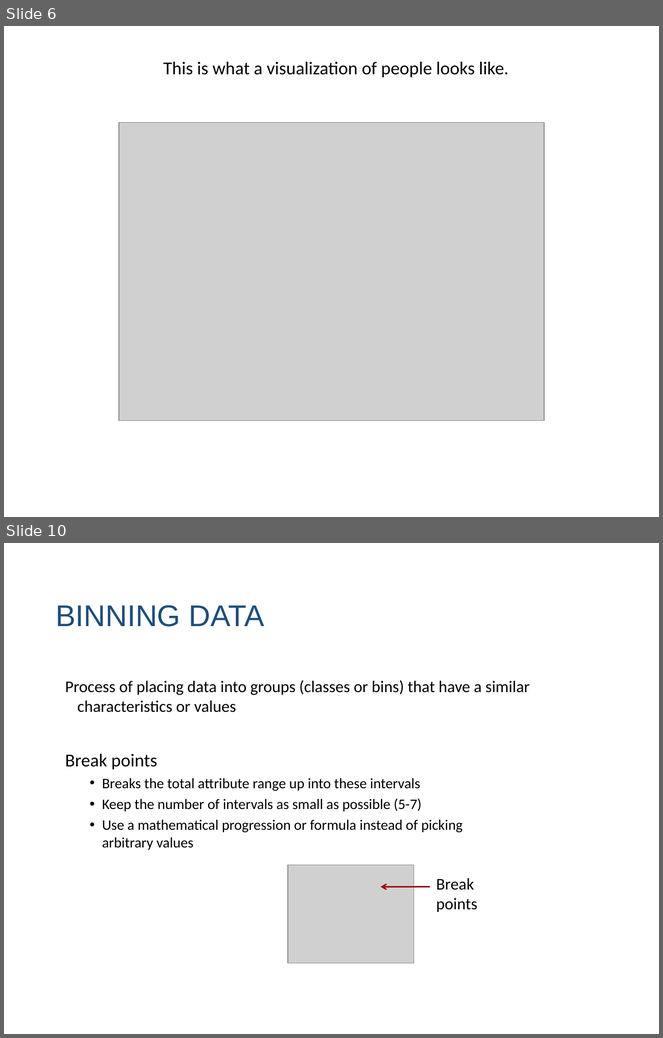
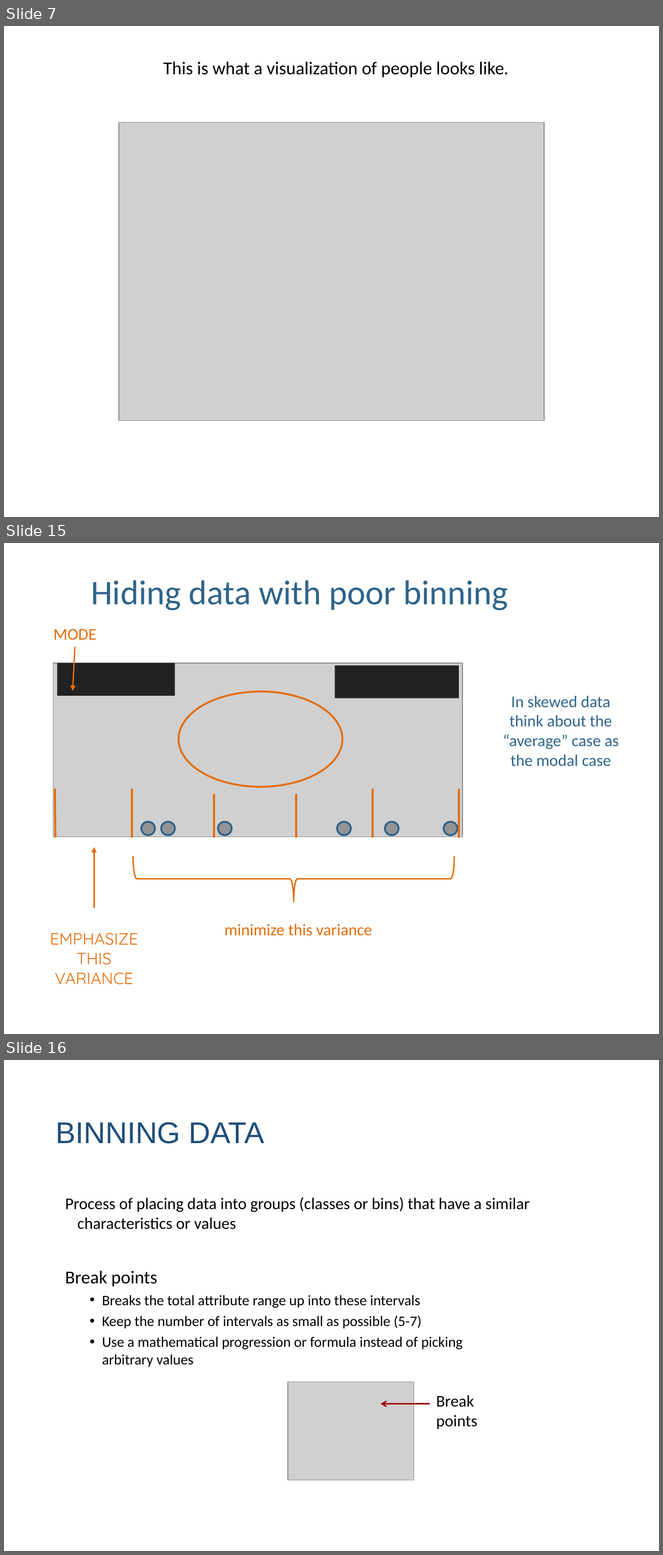
Before and after one commit to DS4PS/cpp-529-fall-2020, a slide deck: lectures/p-05-visual-narrative.pptx. Shown one above the other, each under a label of ours: slides 6 and 10 before the commit, slides 7, 15 and 16 after it; the slides between them are not shown. The pictures are 663x1038 and 663x1555 pixels, drawn with LibreOffice and Linux fonts; fonts in the diff are those of the drawing; grey boxes stand for pictures. Boxes give left, top, right and bottom in pixels: in the first picture for what was removed or moved away, otherwise in the second. Text is boxed around its words. In the diff, an @@ line names an element or a change of style, - is before the commit and + after.

```diff
--- a/lectures/p-05-visual-narrative.pptx
+++ b/lectures/p-05-visual-narrative.pptx
@@ slide 15 added at [4,543,659,1034], background #FFFFFF @@
@@ text added at [91,580,508,611], 38 pt, text #2E648A @@
+Hiding data with poor binning
@@ text added at [53,629,96,640], 18 pt, text #E46C0A @@
+MODE
@@ arrow added from (75, 647) to (73, 691), #E46C0A 1.5 pt @@
@@ picture added at [53,663,463,836] @@
@@ rectangle added at [57,663,175,696], fill #222222 @@
@@ rectangle added at [335,666,458,698], fill #222222 @@
@@ ellipse added at [179,692,343,787], outline #E46C0A 2 pt @@
@@ text added at [503,696,619,767], 18 pt, text #2E648A @@
+In skewed data think about the “average” case as the modal case
@@ line added from (55, 788) to (55, 838), #E46C0A 2.25 pt @@
@@ line added from (132, 788) to (132, 838), #E46C0A 2.25 pt @@
@@ line added from (372, 788) to (372, 838), #E46C0A 2.25 pt @@
@@ line added from (458, 788) to (458, 838), #E46C0A 2.25 pt @@
@@ line added from (214, 794) to (214, 838), #E46C0A 2.25 pt @@
@@ line added from (296, 794) to (296, 838), #E46C0A 2.25 pt @@
@@ ellipse added at [142,822,155,836], fill #949494, outline #2D638E 2 pt @@
@@ ellipse added at [161,822,175,836], fill #949494, outline #2D638E 2 pt @@
@@ ellipse added at [218,822,232,836], fill #949494, outline #2D638E 2 pt @@
@@ ellipse added at [337,822,351,836], fill #949494, outline #2D638E 2 pt @@
@@ ellipse added at [385,822,399,836], fill #949494, outline #2D638E 2 pt @@
@@ ellipse added at [443,822,457,836], fill #949494, outline #2D638E 2 pt @@
@@ arrow added from (94, 908) to (94, 847), #E46C0A 1.5 pt @@
@@ left brace added at [133,856,454,902], outline #E46C0A 1.5 pt @@
@@ text added at [224,924,373,936], 18 pt, text #E46C0A @@
+minimize this variance
@@ text added at [50,933,138,985], 18 pt, text #E46C0A @@
+EMPHASIZE THIS VARIANCE
@@ what was slide 6 is now slide 7 @@
@@ what was slide 10 is now slide 16 @@
```
Also in this commit, not shown: 3 slides changed, 12 other slides added, 2 slides removed, 1 other file.
